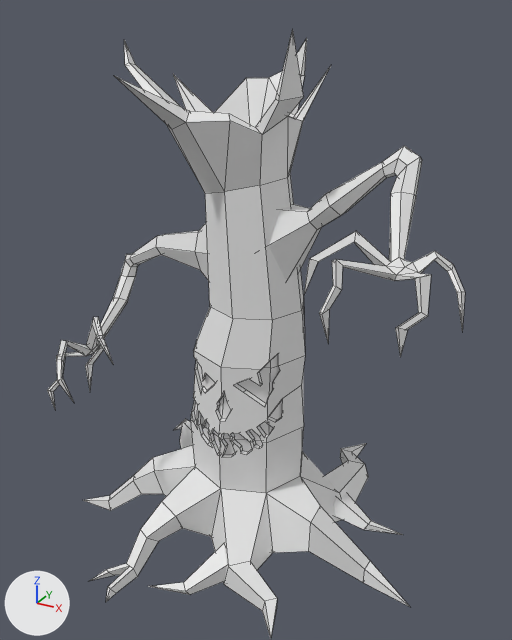
The FBX model Assets/halloween/Mesh/large_tree.fbx as it was, and as the next commit left it.
Before and after are seen from a 50 mm camera at (2.057, -1.414, 1.448) aimed at (1.216, 0.115, 0.683). Lighting does not change. The marker at lower left points along +X, +Y and +Z. Mesh edges are drawn as thin lines. Materials are left out; every surface is plain grey. Where no turn or scale is listed for an object, it has been applied to the vertices.

The first picture shows 'Spooky Tree_ A'.
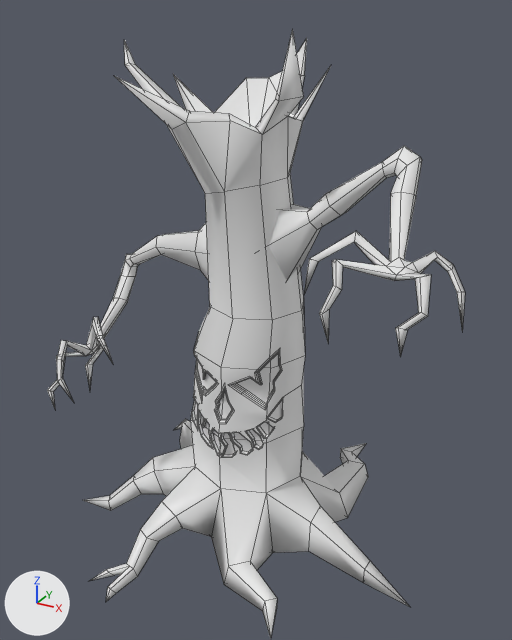
Boxes (x1, y1, x2, y2) around the edits, measured in the pictures (512 x 640 px):
part 1 of me_cylinder_070, added: after (197, 360, 216, 390)
part 2 of me_cylinder_070, deleted: before (333, 494, 403, 535)
part 3 of me_cylinder_070, deleted: before (148, 543, 227, 595)
part 4 of me_cylinder_070, built on: before (191, 311, 305, 493); after (191, 309, 305, 493)

What changed in the scene script:
```text
Change me_cylinder_070:
    used by ob_spooky_tree__a; location = (1.172, 0.054, 0.033)
    remove me_cylinder_070.from_pydata(...)  # 629 vertices, 608 faces; spans x -0.519..0.61, y -0.425..0.572, z -0.03..1.376
    add me_cylinder_070.from_pydata(...)  # 1001 vertices, 886 faces; spans x -0.519..0.61, y -0.425..0.572, z -0.019..1.376
    me_cylinder_070 part 1: a new loose piece of 14 vertices spanning x -0.12..-0.021, y -0.039..0.028, z 0.435..0.571
    me_cylinder_070 part 2: the loose piece of 9 vertices spanning x 0.217..0.465, y 0.144..0.249, z -0.004..0.069 is deleted
    me_cylinder_070 part 3: the loose piece of 9 vertices spanning x -0.075..0.127, y -0.326..-0.13, z -0.016..0.075 is deleted
    me_cylinder_070 part 4: 14 vertices moved from x -0.114..0.122, y -0.069..-0.014, z 0.297..0.496 to x -0.114..0.122, y -0.062..-0.007, z 0.297..0.495; 87 vertices removed from x -0.135..0.142, y -0.074..0.033, z 0.279..0.594; 476 vertices added at x -0.136..0.143, y -0.075..0.045, z 0.277..0.607
    me_cylinder_070 part 5: the surface is now shaded smooth
```
